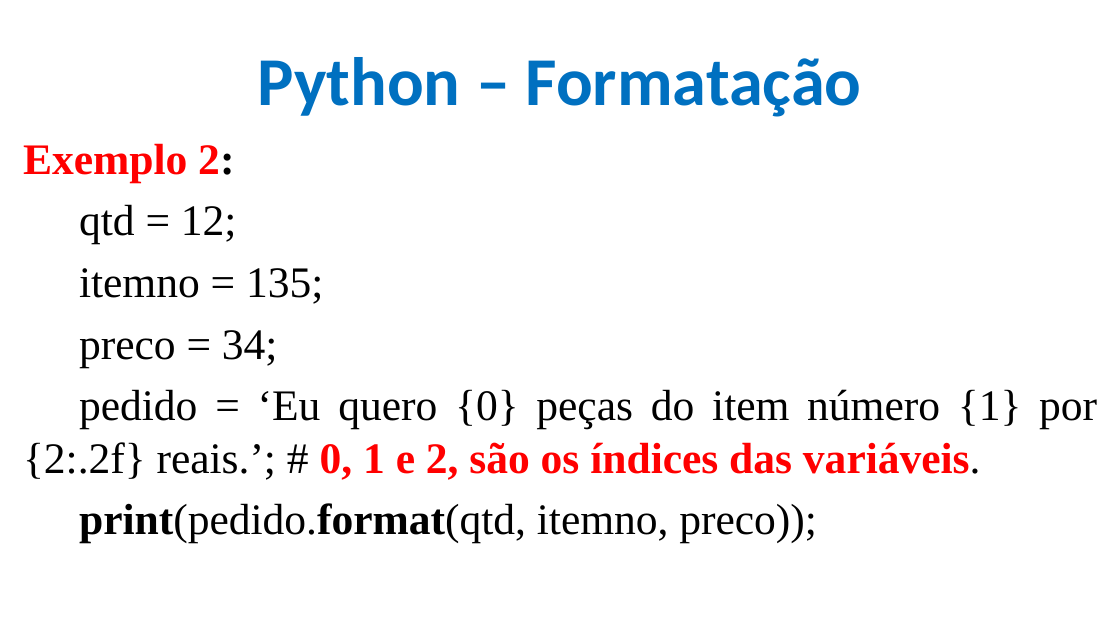
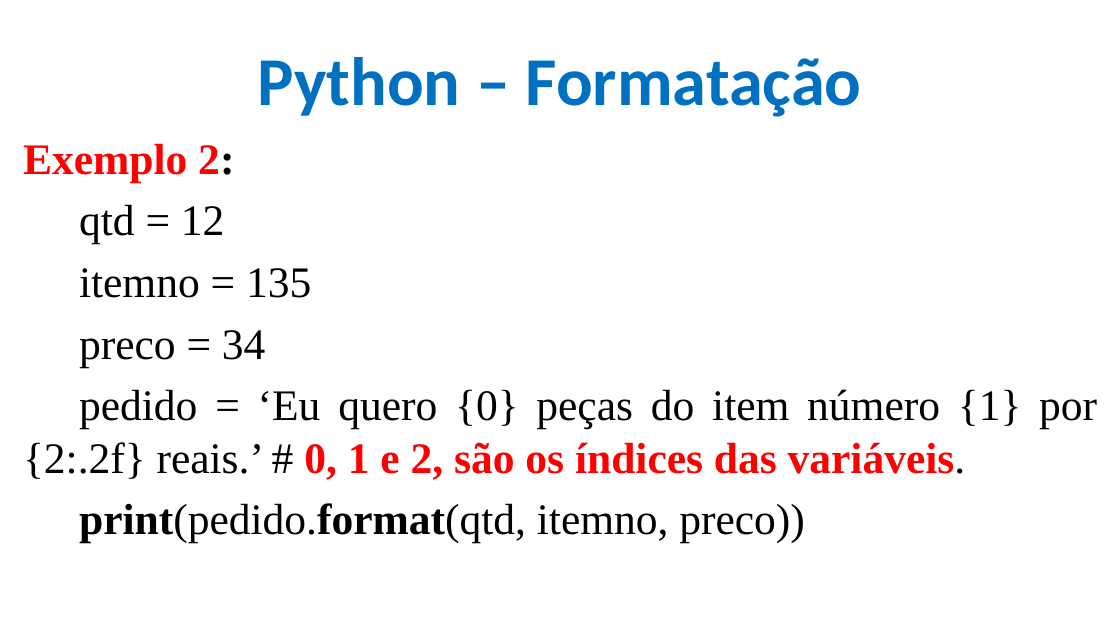
Before and after one commit to CloudEducationBrazil/WydenPythonParadigmas, a slide deck: slide 16 of 01 Classes/Aula 03 Programação Python - input output de Dados Formatação e Estrutura de Sequencial.pptx. Drawn at 1120x630 pixels with LibreOffice and Linux fonts; fonts in the diff are those of the drawing; background and template pictures are left out. Boxes give left, top, right and bottom in pixels: in the first picture for what was removed or moved away, otherwise in the second. Text is boxed around its words. In the diff, an @@ line names an element or a change of style, - is before the commit and + after.

```diff
--- a/01 Classes/Aula 03 Programação Python - input output de Dados Formatação e Estrutura de Sequencial.pptx
+++ b/01 Classes/Aula 03 Programação Python - input output de Dados Formatação e Estrutura de Sequencial.pptx
@@ text at (23, 204, 1097, 543): text changed @@
-qtd = 12;
-itemno = 135;
-preco = 34;
-pedido = ‘Eu quero {0} peças do item número {1} por {2:.2f} reais.’; # 0, 1 e 2, são os índices das variáveis.
-print(pedido.format(qtd, itemno, preco));
+qtd = 12
+itemno = 135
+preco = 34
+pedido = ‘Eu quero {0} peças do item número {1} por {2:.2f} reais.’ # 0, 1 e 2, são os índices das variáveis.
+print(pedido.format(qtd, itemno, preco))
```
Also in this commit, not shown: 15 other slides changed, 8 other files.
